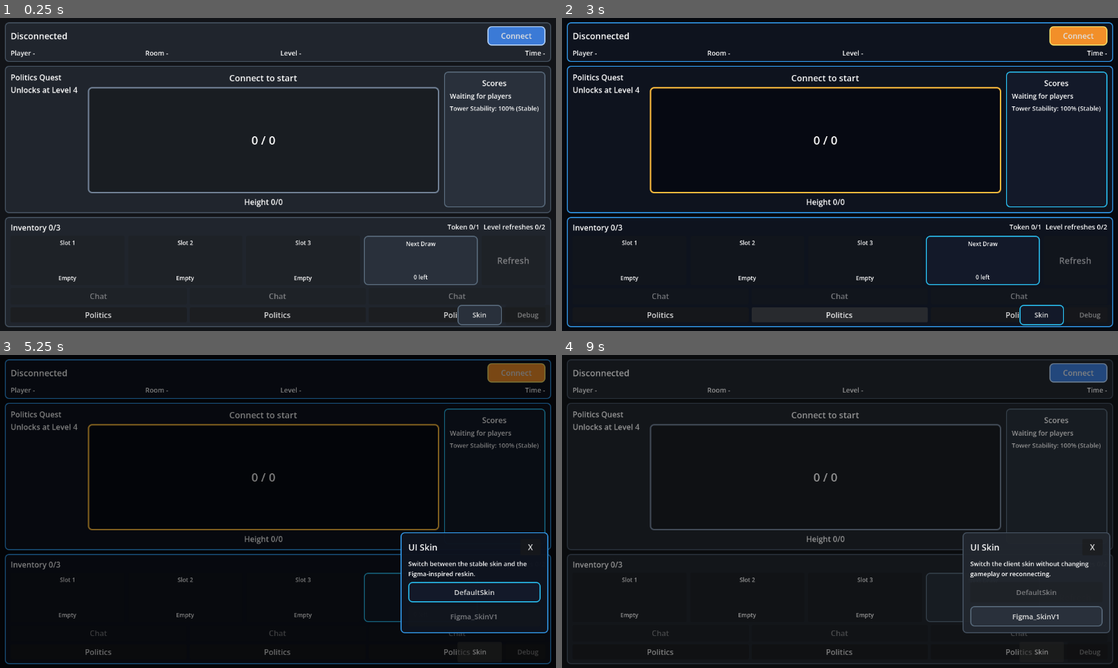
Above: before the commit, frames 1-4 (two rows, left to right).
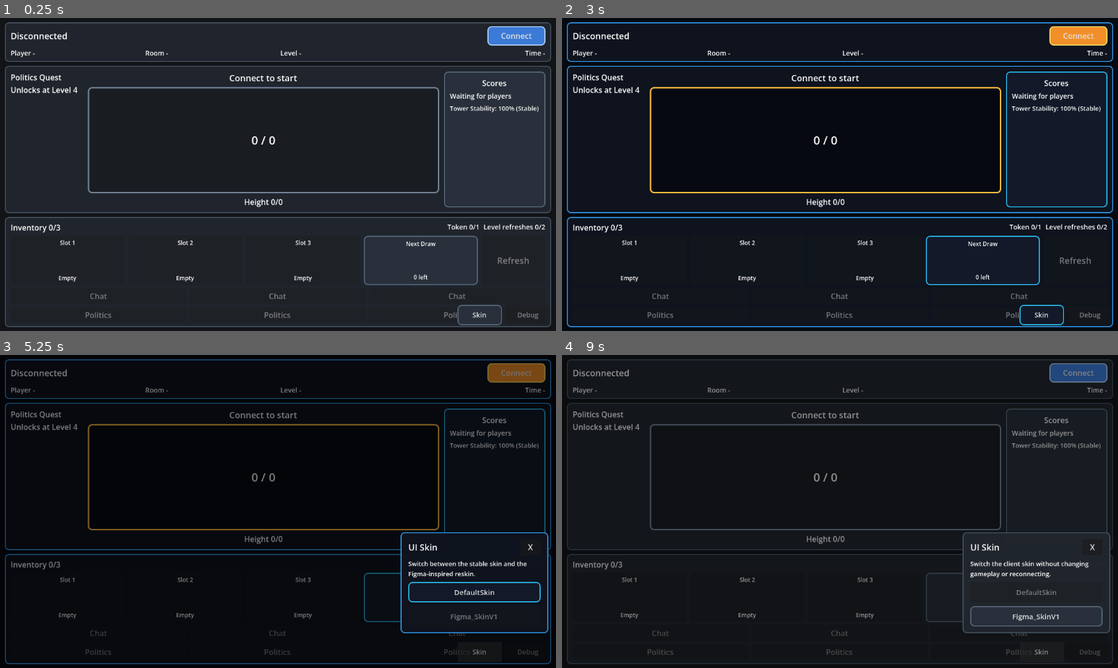
Above: after the commit, the same moments.

Repository: trake25/Corp-Tower
Game: Godot game, scene res://Cor/Scenes/Main.tscn
Two runs of this game, one before a commit and one after it. Both use one fixed random seed, a clock stepped at 60 frames per second and the inputs below.
Inputs (mouse positions are in pixels of both pictures, inside the frame that each line leads up to):
- Up to frame 1 (0.25 s): no input
- Up to frame 2 (3 s): click (662, 315) at 0.5 s, where only the run before the commit has a clickable "Politics"; click "Skin" at 1.25 s; click "Figma_SkinV1" at 2 s; click (840, 315) at 2.75 s, where only the run before the commit has a clickable "Politics"
- Up to frame 3 (5.25 s): click (455, 652) at 3.5 s, where only the run before the commit has a clickable "Politics"; click (100, 652) at 4.25 s, where only the run before the commit has a clickable "Politics"; click "Skin" at 5 s
- Up to frame 4 (9 s): click "DefaultSkin" at 5.75 s; click (840, 652) at 6.5 s, where only the run before the commit has a clickable "Politics"; click (1017, 652) at 7.25 s, where only the run before the commit has a clickable "Politics"; click (662, 652) at 8 s, where only the run before the commit has a clickable "Politics"; click "Skin" at 8.75 s

The runs differ from the first frame. In frame 1, 0.1% of the frame differs, in the area x 15-83%, y 94-96%; in frame 2, 0.1%; in frame 3, less than 0.1%; in frame 4, less than 0.1%.

Commit message:
Politics System v0.3

Diff:
--- a/src/Client/App/corp-tower/Cor/Scenes/Skins/DefaultSkin.tscn
+++ b/src/Client/App/corp-tower/Cor/Scenes/Skins/DefaultSkin.tscn
@@ -1206,18 +1206,21 @@
 
 [node name="PoliticsButton1" type="Button" parent="SafeArea/Root/BottomControls/BottomMargin/BottomRows/PoliticsRow"]
 unique_name_in_owner = true
+disabled = true
 layout_mode = 2
 size_flags_horizontal = 3
 text = "Politics"
 
 [node name="PoliticsButton2" type="Button" parent="SafeArea/Root/BottomControls/BottomMargin/BottomRows/PoliticsRow"]
 unique_name_in_owner = true
+disabled = true
 layout_mode = 2
 size_flags_horizontal = 3
 text = "Politics"
 
 [node name="PoliticsButton3" type="Button" parent="SafeArea/Root/BottomControls/BottomMargin/BottomRows/PoliticsRow"]
 unique_name_in_owner = true
+disabled = true
 layout_mode = 2
 size_flags_horizontal = 3
 text = "Politics"
--- a/src/Client/App/corp-tower/Cor/Scenes/Skins/Figma_SkinV1.tscn
+++ b/src/Client/App/corp-tower/Cor/Scenes/Skins/Figma_SkinV1.tscn
@@ -1206,18 +1206,21 @@
 
 [node name="PoliticsButton1" type="Button" parent="SafeArea/Root/BottomControls/BottomMargin/BottomRows/PoliticsRow"]
 unique_name_in_owner = true
+disabled = true
 layout_mode = 2
 size_flags_horizontal = 3
 text = "Politics"
 
 [node name="PoliticsButton2" type="Button" parent="SafeArea/Root/BottomControls/BottomMargin/BottomRows/PoliticsRow"]
 unique_name_in_owner = true
+disabled = true
 layout_mode = 2
 size_flags_horizontal = 3
 text = "Politics"
 
 [node name="PoliticsButton3" type="Button" parent="SafeArea/Root/BottomControls/BottomMargin/BottomRows/PoliticsRow"]
 unique_name_in_owner = true
+disabled = true
 layout_mode = 2
 size_flags_horizontal = 3
 text = "Politics"
--- a/src/Client/App/corp-tower/Cor/Scripts/Main.gd
+++ b/src/Client/App/corp-tower/Cor/Scripts/Main.gd
@@ -35,6 +35,7 @@
 var selected_politics_slot: int = -1
 var politics_target_buttons: Array = []
 var politics_dragging := false
+var politics_drag_ghost: Label
 var block_previews: Array = []
 var block_height_labels: Array = []
 var block_name_labels: Array = []
@@ -427,6 +428,7 @@
 				if event is InputEventMouseButton and event.pressed and !politics_buttons[i].disabled:
 					selected_politics_slot = i
 					politics_dragging = true
+					show_politics_drag_ghost(politics_buttons[i].text, event.global_position)
 			)
 
 func setup_debug_controls() -> void:
@@ -589,6 +591,11 @@
 				NetworkManager.activate_politics(selected_politics_slot, str(target.get_meta("player_id")))
 		politics_dragging = false
 		selected_politics_slot = -1
+		hide_politics_drag_ghost()
+	if politics_dragging and event is InputEventMouseMotion:
+		move_politics_drag_ghost(event.global_position)
+	if politics_dragging and event is InputEventScreenDrag:
+		move_politics_drag_ghost(event.position)
 
 func _process(_delta: float) -> void:
 	update_placement_cooldown_overlays()
@@ -992,8 +999,11 @@
 	update_politics_target_ui(players)
 	var politics_quest_label := optional_node("PoliticsQuestLabel") as Label
 	if politics_quest_label != null:
-		var side_quest: Dictionary = data.get("sideQuest", {})
-		politics_quest_label.text = "Politics Quest\n" + str(side_quest.get("label", "Unlocks at Level 4"))
+		var side_quest: Variant = data.get("sideQuest", {})
+		var quest_label := "Unlocks at Level 4"
+		if typeof(side_quest) == TYPE_DICTIONARY:
+			quest_label = str(side_quest.get("label", quest_label))
+		politics_quest_label.text = "Politics Quest\n" + quest_label
 	if tower_stack.has_method("set_player_color_map"):
 		tower_stack.call("set_player_color_map", player_color_map)
 
@@ -1221,7 +1231,7 @@
 	if checkpoint_status_label != null:
 		checkpoint_status_label.visible = should_show
 
-func update_tower_stability_ui(stability: int, diagnostics: Variant) -> void:
+func update_tower_stability_ui(stability: int, _diagnostics: Variant) -> void:
 	if tower_stability_label == null:
 		return
 	var safe_stability: int = clampi(stability, 0, 100)
@@ -1258,7 +1268,7 @@
 	politics_target_buttons = []
 	for player in players:
 		var player_id := str(player.get("id", ""))
-		if player_id == "" or player_id == str(NetworkManager.player_id):
+		if player_id == "":
 			continue
 		var target := Button.new()
 		target.text = player_id
@@ -1270,6 +1280,20 @@
 		politics_target_box.add_child(target)
 		target.set_meta("player_id", player_id)
 		politics_target_buttons.append(target)
+		target.gui_input.connect(func(event):
+			if politics_dragging and event is InputEventMouseButton and !event.pressed:
+				NetworkManager.activate_politics(selected_politics_slot, player_id)
+				politics_dragging = false
+				selected_politics_slot = -1
+				hide_politics_drag_ghost()
+				get_viewport().set_input_as_handled()
+			elif politics_dragging and event is InputEventScreenTouch and !event.pressed:
+				NetworkManager.activate_politics(selected_politics_slot, player_id)
+				politics_dragging = false
+				selected_politics_slot = -1
+				hide_politics_drag_ghost()
+				get_viewport().set_input_as_handled()
+		)
 
 func update_politics_inventory_ui(items: Array) -> void:
 	for i in range(politics_buttons.size()):
@@ -1282,6 +1306,26 @@
 		else:
 			button.text = "Politics"
 			button.disabled = true
+
+func show_politics_drag_ghost(text: String, global_position: Vector2) -> void:
+	if politics_drag_ghost == null:
+		politics_drag_ghost = Label.new()
+		politics_drag_ghost.mouse_filter = Control.MOUSE_FILTER_IGNORE
+		politics_drag_ghost.z_index = 100
+		politics_drag_ghost.add_theme_font_size_override("font_size", 18)
+		politics_drag_ghost.add_theme_color_override("font_color", Color(1.0, 0.86, 0.3, 0.9))
+		active_skin.add_child(politics_drag_ghost)
+	politics_drag_ghost.text = text
+	politics_drag_ghost.visible = true
+	move_politics_drag_ghost(global_position)
+
+func move_politics_drag_ghost(global_position: Vector2) -> void:
+	if politics_drag_ghost != null:
+		politics_drag_ghost.global_position = global_position + Vector2(14, 14)
+
+func hide_politics_drag_ghost() -> void:
+	if politics_drag_ghost != null:
+		politics_drag_ghost.visible = false
 
 func normalize_block(raw_block, index: int) -> Dictionary:
 	if typeof(raw_block) == TYPE_DICTIONARY:
Not shown, changed: src/Server/Game_Engine.js
